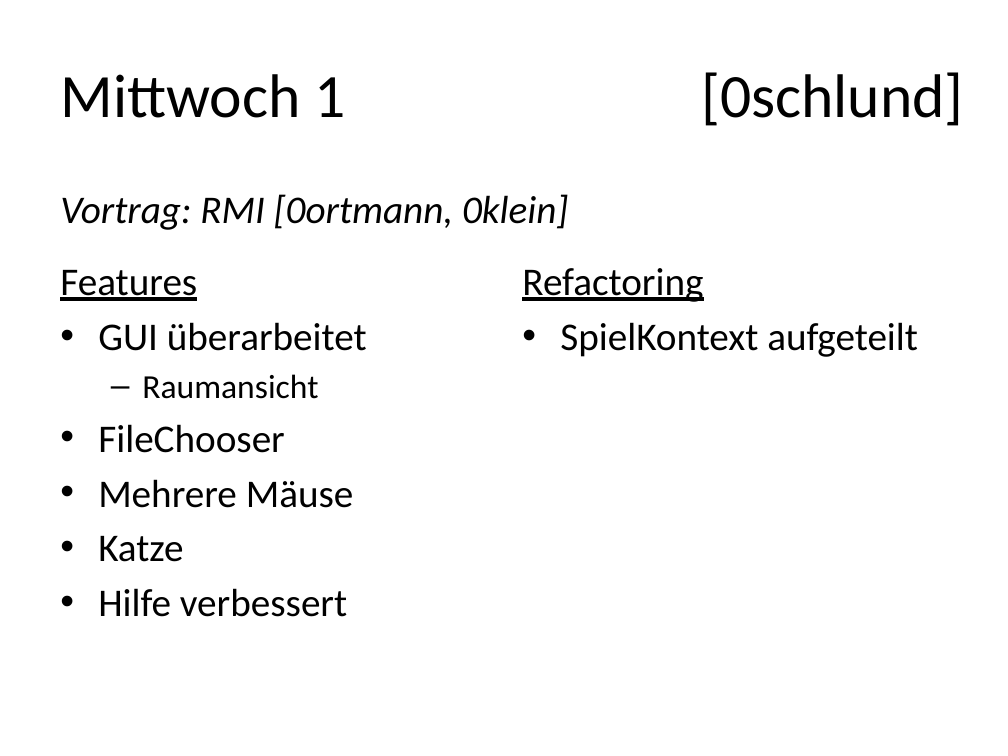
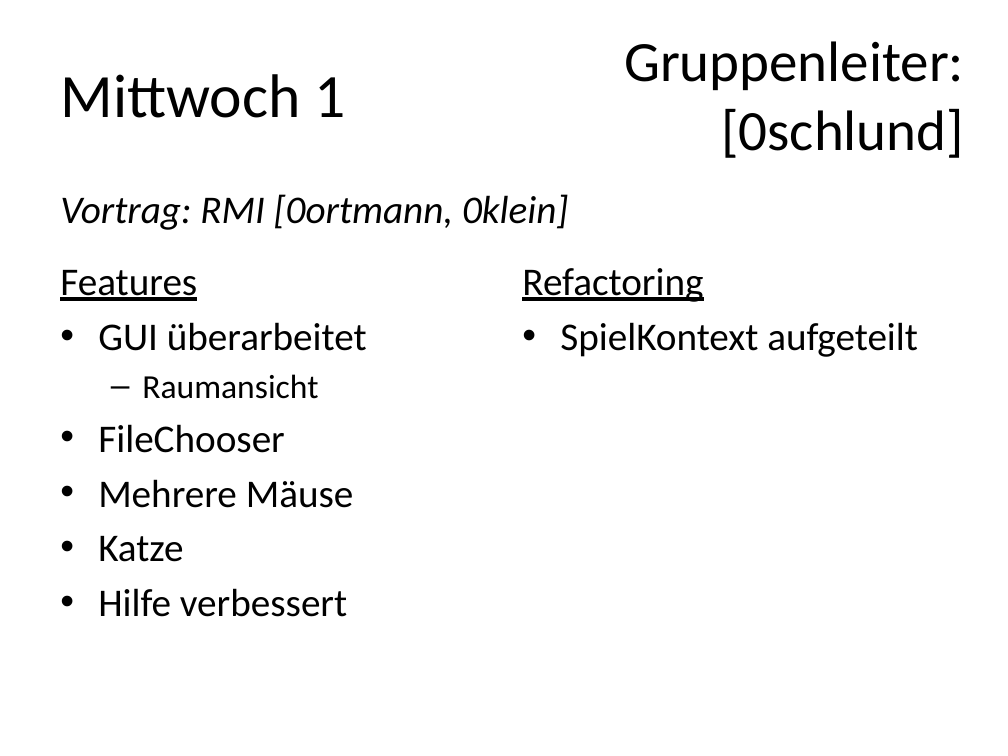
Before and after one commit to FlaShG/SEP12, a slide deck: slide 11 of vortraege/Präsentation_01.pptx (slide 5 before the commit). Drawn at 1008x756 pixels with LibreOffice and Linux fonts; fonts in the diff are those of the drawing. Boxes give left, top, right and bottom in pixels: in the first picture for what was removed or moved away, otherwise in the second. Text is boxed around its words. In the diff, an @@ line names an element or a change of style, - is before the commit and + after.

```diff
--- a/vortraege/Präsentation_01.pptx
+++ b/vortraege/Präsentation_01.pptx
@@ text at (624,41,964,91): paragraph added @@
+Gruppenleiter:
@@ text at (721,108,964,158): size 44 to 40.7 pt in "[0schlund]" @@
```
Also in this commit, not shown: 9 other slides changed, 6 slides added, 1 other file.
